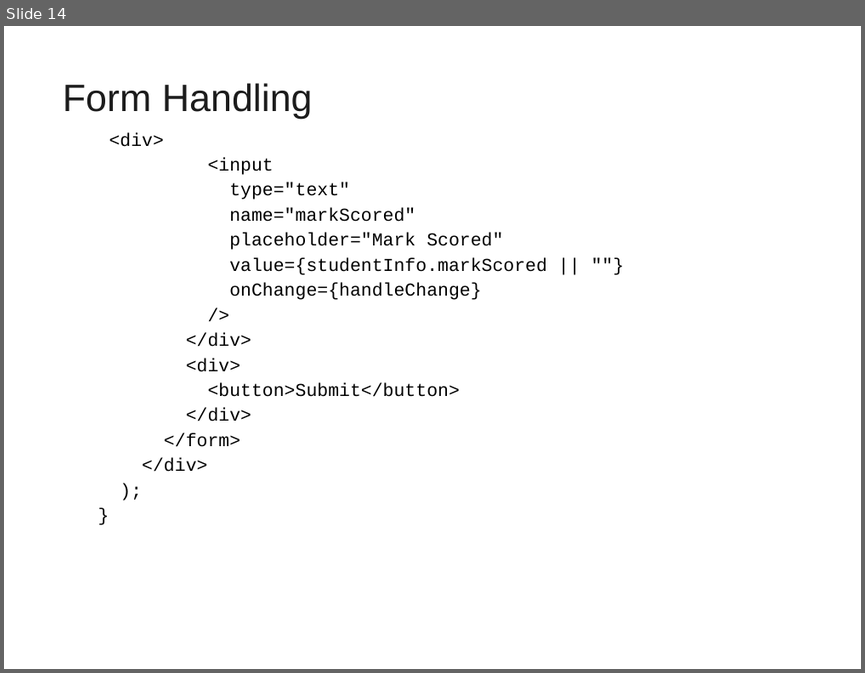
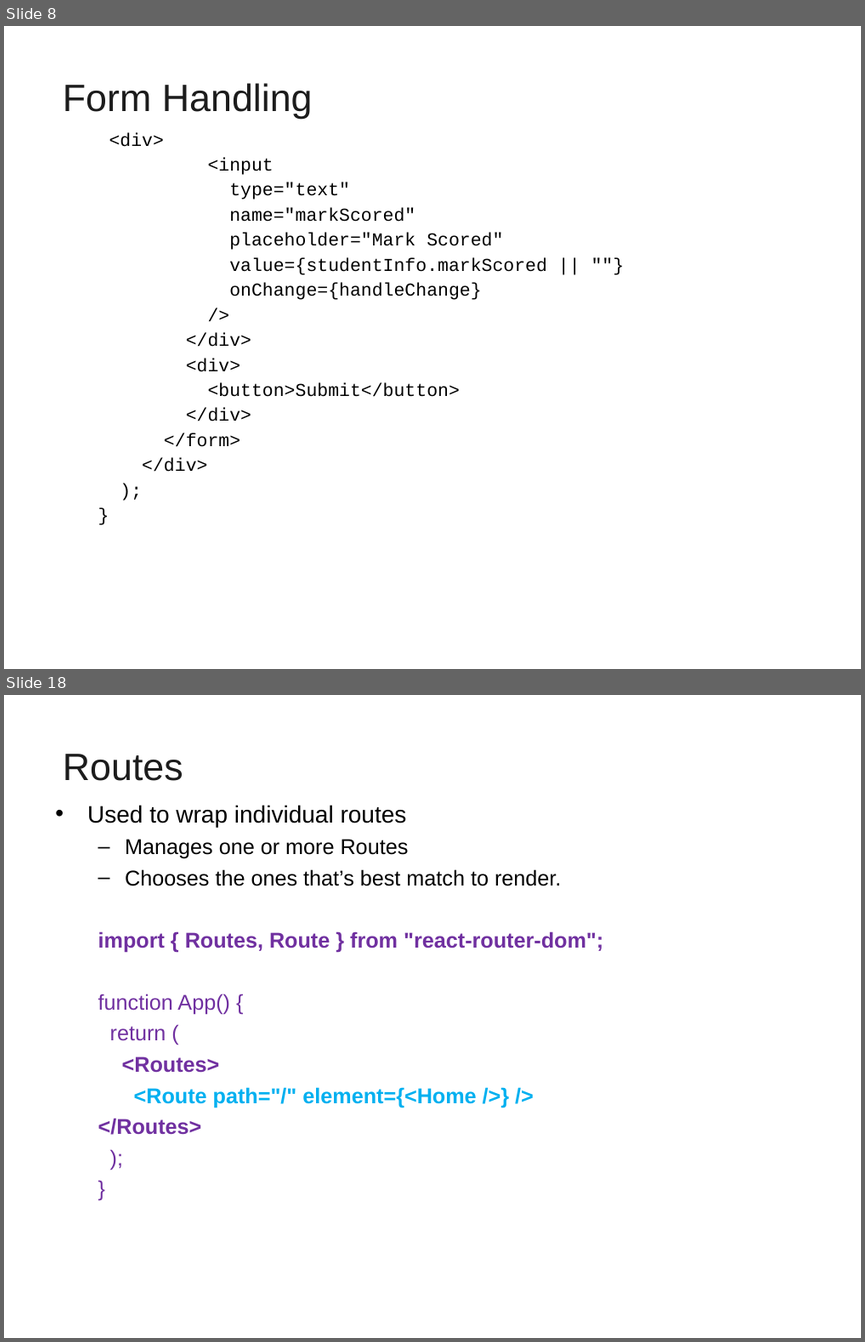
Before and after one commit to vatsanTraining/freshers_dec_2021, a slide deck: ReactJS_Module2.ppt. Shown one above the other, each under a label of ours: slide 14 before the commit, slides 8 and 18 after it; the slides between them are not shown. The pictures are 865x673 and 865x1342 pixels, drawn with LibreOffice and Linux fonts; fonts in the diff are those of the drawing; background and template pictures are left out. Boxes give left, top, right and bottom in pixels: in the first picture for what was removed or moved away, otherwise in the second. Text is boxed around its words. In the diff, an @@ line names an element or a change of style, - is before the commit and + after.

```diff
--- a/ReactJS_Module2.ppt
+++ b/ReactJS_Module2.ppt
@@ slide 18 added at (x1=4, y1=695, x2=861, y2=1338), background picture (left out) @@
@@ title added at (x1=63, y1=754, x2=183, y2=781), 32 pt, text #1C1C1C @@
+Routes
@@ text added at (x1=87, y1=805, x2=603, y2=1134), 18 pt, text #000000 @@
+• Used to wrap individual routes
+  – Manages one or more Routes
+  – Chooses the ones that’s best match to render.
+  import { Routes, Route } from "react-router-dom";
+  function App() {
+  return (
+  <Routes>
+  <Route path="/" element={<Home />} />
+  </Routes>
+  );
+  }
@@ what was slide 14 is now slide 8 @@
```
Also in this commit, not shown: 1 slide changed, 17 other slides added, 5 slides removed.
